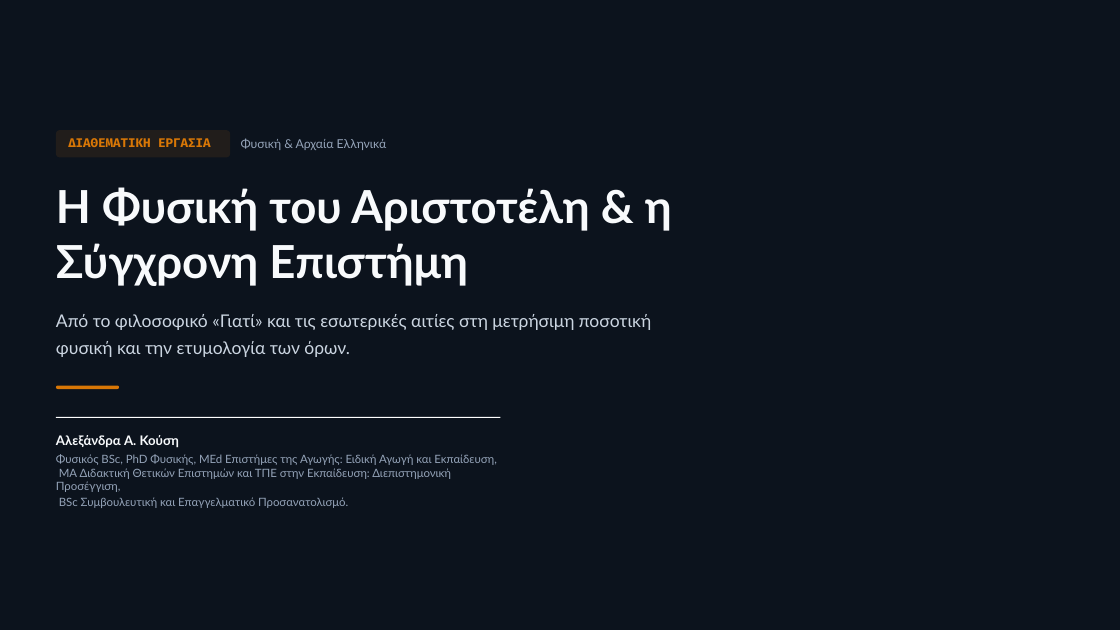
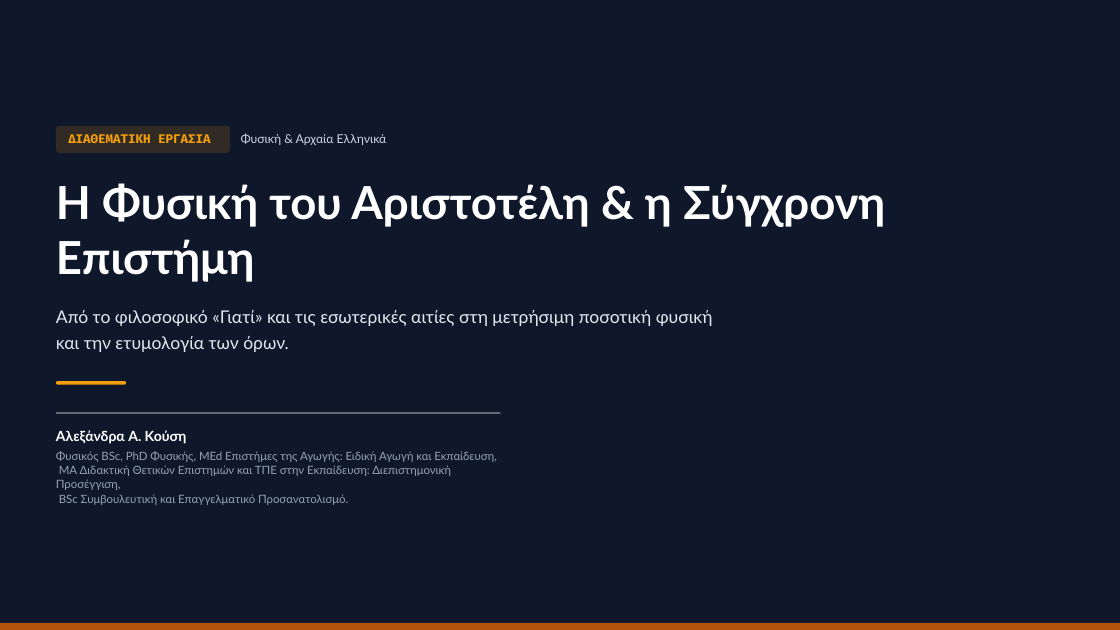
Before and after one commit to phalexandra32-dot/phalexandra32-dot.github.io, a slide deck: slide 1 of public/collaborative/physics-ancient-greek-motion-etymology-presentation.pptx. Drawn at 1120x630 pixels with LibreOffice and Linux fonts; fonts in the diff are those of the drawing; background and template pictures are left out. Boxes give left, top, right and bottom in pixels: in the first picture for what was removed or moved away, otherwise in the second. Text is boxed around its words. In the diff, an @@ line names an element or a change of style, - is before the commit and + after.

```diff
--- a/public/collaborative/physics-ancient-greek-motion-etymology-presentation.pptx
+++ b/public/collaborative/physics-ancient-greek-motion-etymology-presentation.pptx
@@ background picture (left out) to #0F172A @@
@@ rounded rectangle: place and size @@
-rounded rectangle at [56, 130, 230, 157]
+rounded rectangle at [56, 126, 230, 153]
@@ rounded rectangle at [56, 126, 230, 153]: fill #211D1B to #322B25 @@
@@ text "ΔΙΑΘΕΜΑΤΙΚΗ ΕΡΓΑΣΙΑ" at [68, 134, 210, 143]: text colour #D97706 to #F59E0B @@
@@ text "Φυσική & Αρχαία Ελληνικά" at [241, 133, 387, 145]: text colour #94A3B8 to #CBD5E1 @@
@@ text "Η Φυσική του Αριστοτέλη & ..." at [56, 183, 885, 282]: text colour #F8FAFC to #FFFFFF @@
@@ text "Από το φιλοσοφικό «Γιατί» και ..." at [56, 310, 713, 352]: text colour #CBD5E1 to #E2E8F0 @@
@@ rounded rectangle: place and size @@
-rounded rectangle at [56, 386, 119, 389]
+rounded rectangle at [56, 381, 126, 385]
@@ rounded rectangle at [56, 381, 126, 385]: fill #D97706 to #F59E0B @@
@@ rectangle: place and size @@
-rectangle at [56, 417, 501, 418]
+rectangle at [56, 413, 501, 413]
@@ text "Αλεξάνδρα A. Κούση" at [56, 430, 187, 444]: size 11.2 to 12 pt, text colour #F8FAFC to #FFFFFF @@
@@ rectangle added at [0, 623, 1120, 630], fill #B45309 @@
```
Also in this commit, not shown: 13 other slides changed, 13 slides added.
